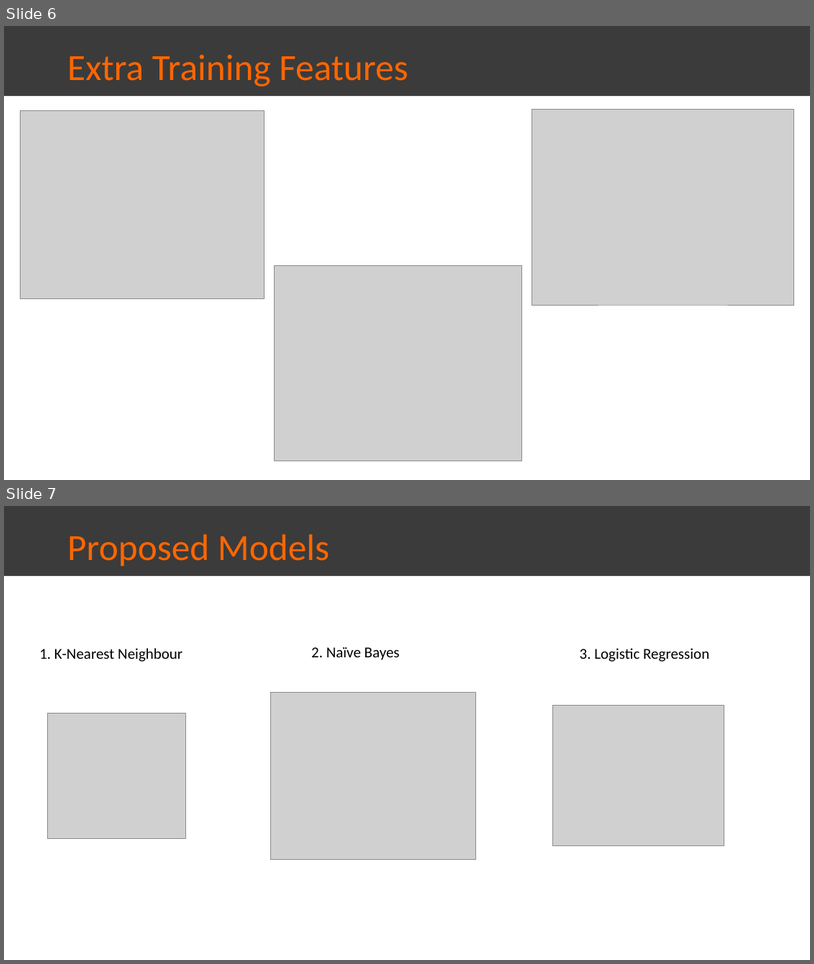
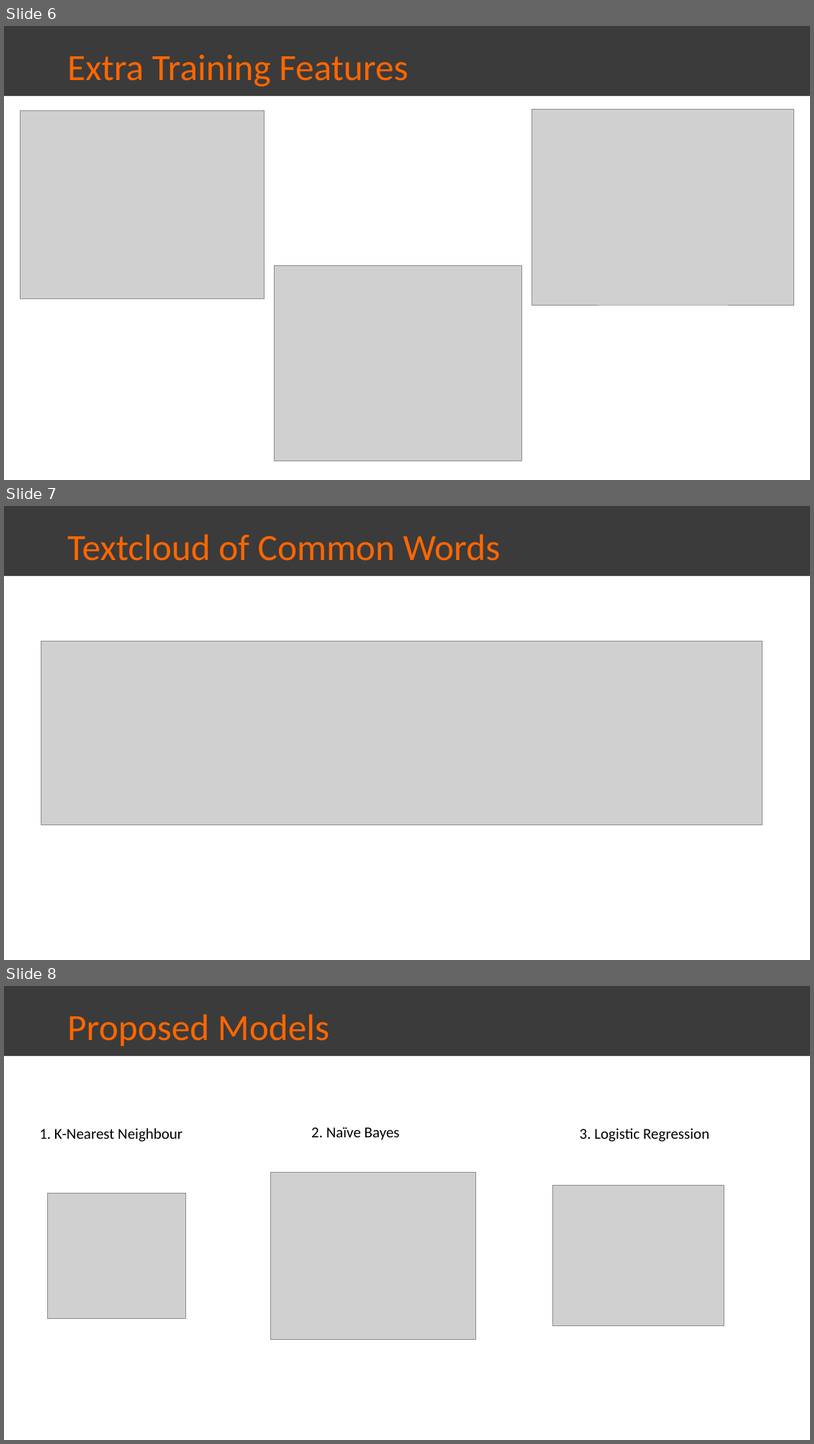
Before and after one commit to farischaudhry/DataGalcier, a slide deck: Week 11/Week11.pptx. Shown one above the other, each under a label of ours: slides 6 and 7 before the commit, slides 6, 7 and 8 after it. The pictures are 814x964 and 814x1444 pixels, drawn with LibreOffice and Linux fonts; fonts in the diff are those of the drawing; grey boxes stand for pictures. Boxes give left, top, right and bottom in pixels: in the first picture for what was removed or moved away, otherwise in the second. Text is boxed around its words. In the diff, an @@ line names an element or a change of style, - is before the commit and + after.

```diff
--- a/Week 11/Week11.pptx
+++ b/Week 11/Week11.pptx
@@ slide 7 added at [4,506,810,960], background #FFFFFF @@
@@ rectangle added at [4,506,810,576], fill #3B3B3B, 44 pt, text #FF6600 @@
+Textcloud of Common Words
@@ picture added at [41,641,763,825] @@
@@ what was slide 7 is now slide 8 @@
```
Also in this commit, not shown: 4 other files.
